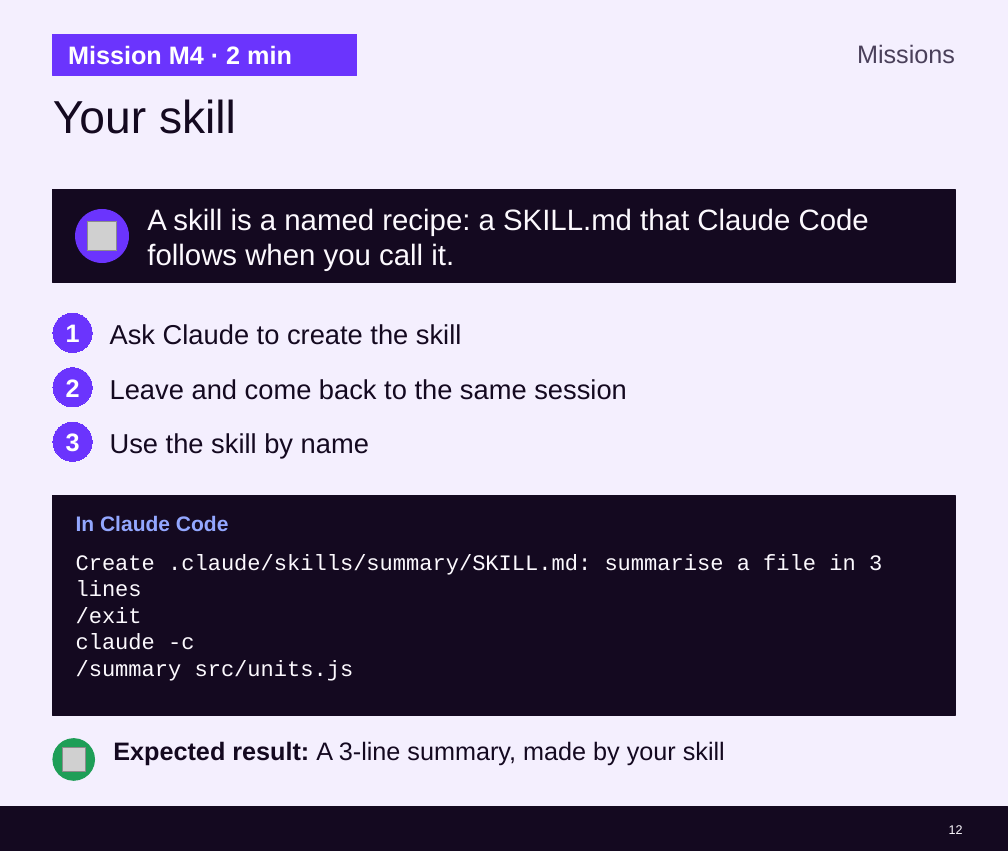
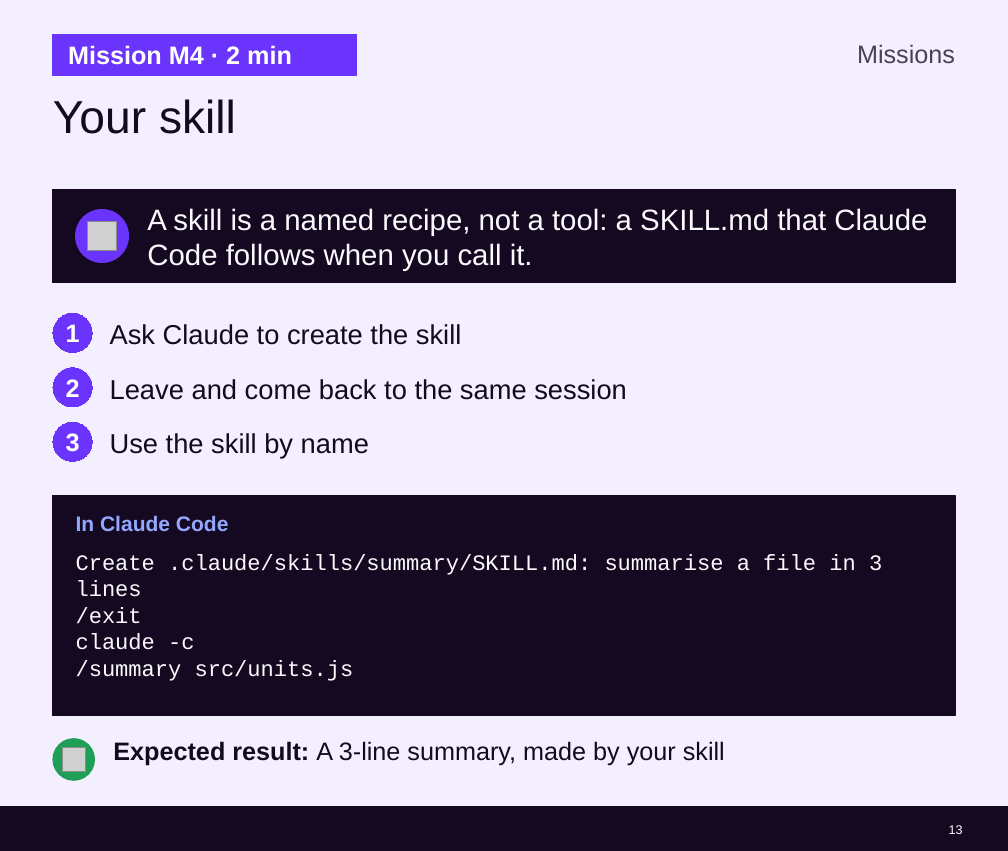
Before and after one commit to cx-guilherme-pinto/workshop-claude, a slide deck: slide 13 of slides/workshop-v2.en.pptx (slide 12 before the commit). Drawn at 1008x851 pixels with LibreOffice and Linux fonts; fonts in the diff are those of the drawing; grey boxes stand for pictures; background and template pictures are left out. Boxes give left, top, right and bottom in pixels: in the first picture for what was removed or moved away, otherwise in the second. Text is boxed around its words. In the diff, an @@ line names an element or a change of style, - is before the commit and + after.

```diff
--- a/slides/workshop-v2.en.pptx
+++ b/slides/workshop-v2.en.pptx
@@ text at <box>147,208,927,271</box>: text changed @@
-A skill is a named recipe: a SKILL.md that Claude Code follows when you call it.
+A skill is a named recipe, not a tool: a SKILL.md that Claude Code follows when you call it.
@@ page number at <box>949,825,963,834</box>: text changed @@
-12
+13
```
Also in this commit, not shown: 3 other slides changed, 2 slides added, 1 slide removed, 57 other files.
